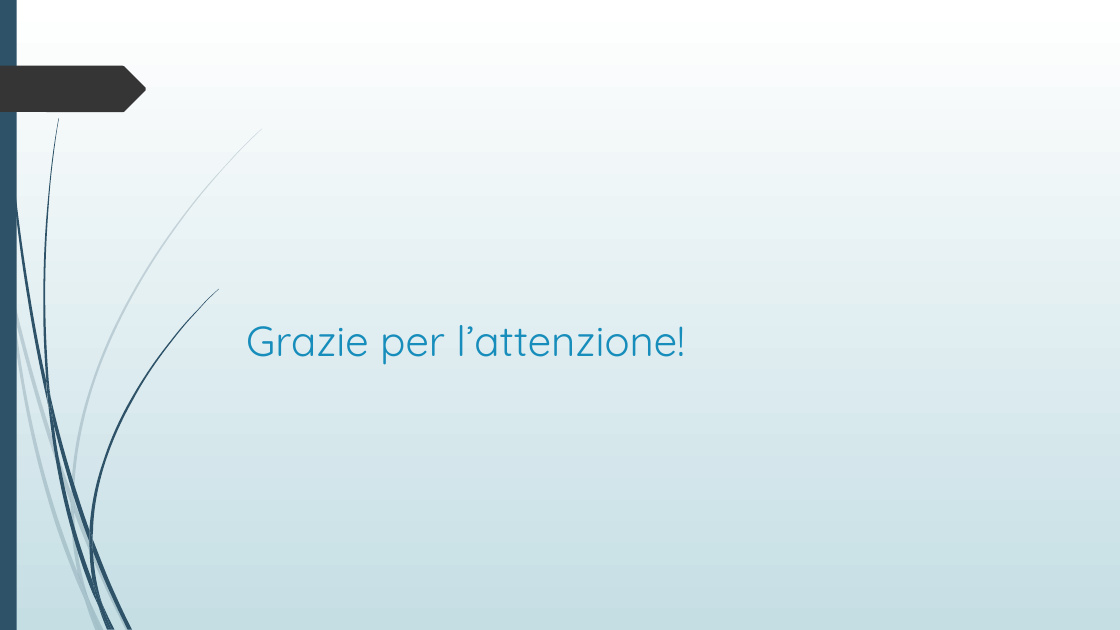
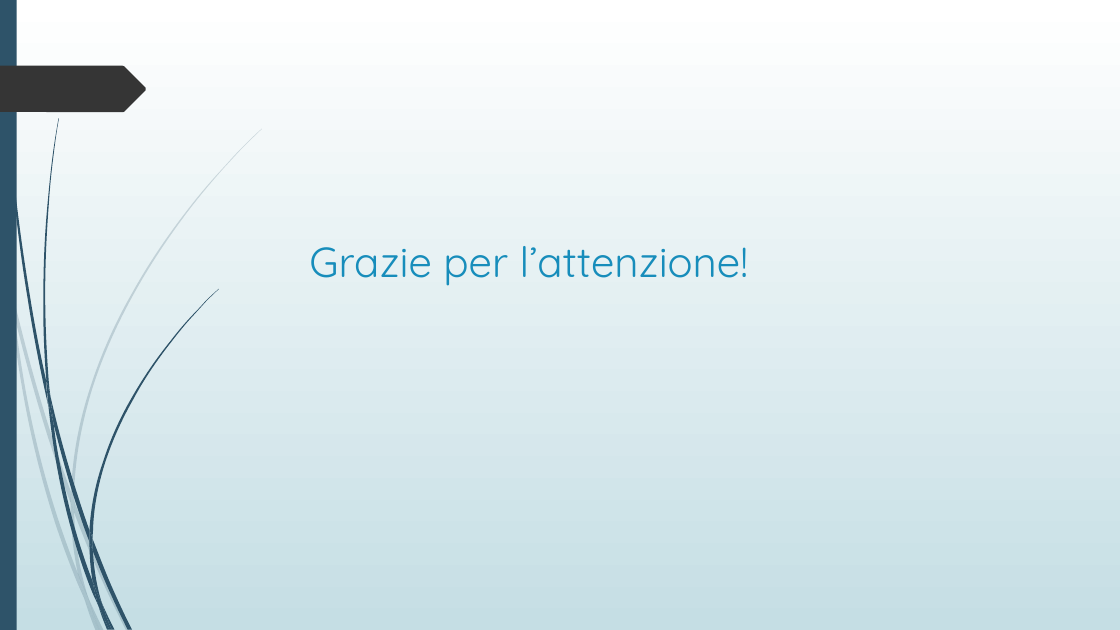
Before and after one commit to davide97l/Tesi-Laurea-Triennale, a slide deck: slide 13 of presentazione_tesi.pptx (slide 11 before the commit). Drawn at 1120x630 pixels with LibreOffice and Linux fonts; fonts in the diff are those of the drawing. Boxes give left, top, right and bottom in pixels: in the first picture for what was removed or moved away, otherwise in the second. Text is boxed around its words. In the diff, an @@ line names an element or a change of style, - is before the commit and + after.

```diff
--- a/presentazione_tesi.pptx
+++ b/presentazione_tesi.pptx
@@ title "Grazie per l’attenzione!" moved from (x1=246, y1=325, x2=684, y2=365) to (x1=309, y1=246, x2=748, y2=286) @@
```
Also in this commit, not shown: 3 other slides changed, 6 slides added, 5 slides removed, 12 other files.
